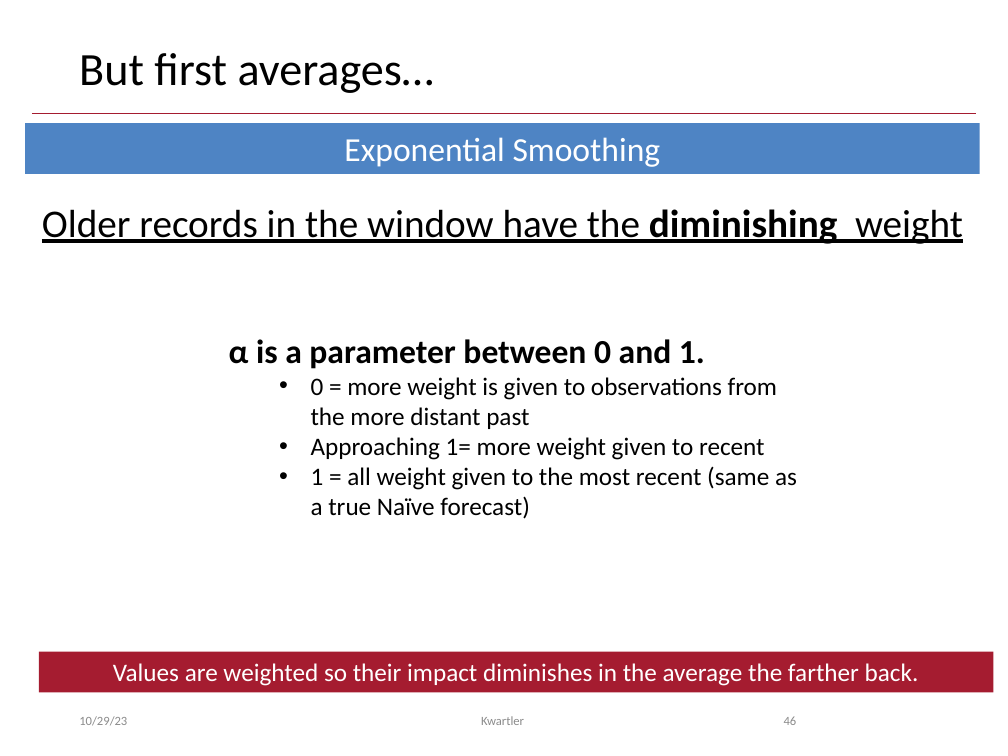
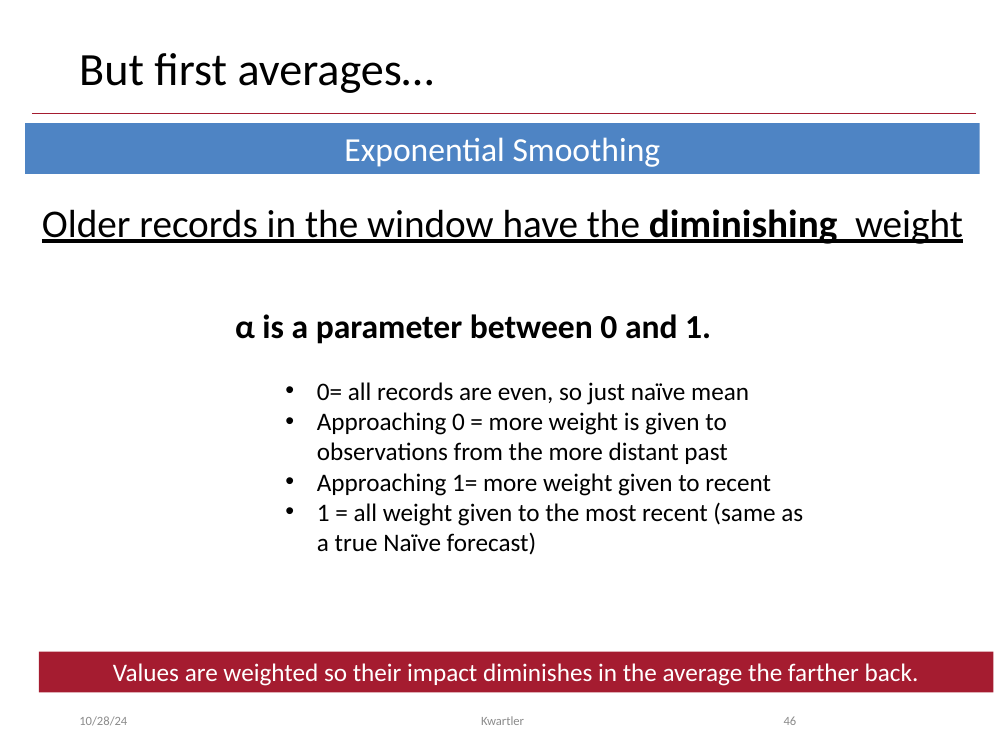
Before and after one commit to kwartler/Harvard_DataMining_Business_Student, a slide deck: slide 46 of Lessons/G_TimeSeries/A_TimeSeries.pptx. Drawn at 1008x756 pixels with LibreOffice and Linux fonts; fonts in the diff are those of the drawing; background and template pictures are left out. Boxes give left, top, right and bottom in pixels: in the first picture for what was removed or moved away, otherwise in the second. Text is boxed around its words. In the diff, an @@ line names an element or a change of style, - is before the commit and + after.

```diff
--- a/Lessons/G_TimeSeries/A_TimeSeries.pptx
+++ b/Lessons/G_TimeSeries/A_TimeSeries.pptx
@@ text "α is a parameter between ...": place and size @@
-text "α is a parameter between ..." at bbox=[229, 339, 797, 519]
+text "α is a parameter between ..." at bbox=[235, 314, 803, 555]
@@ text at bbox=[317, 382, 749, 464]: text changed @@
-  • 0 = more weight is given to observations from the more distant past
+  • 0= all records are even, so just naïve mean
+  • Approaching 0 = more weight is given to observations from the more distant past
@@ text at bbox=[79, 716, 127, 726]: text changed @@
-10/29/23
+10/28/24
```
Also in this commit, not shown: 46 other slides changed, 6 other files.
